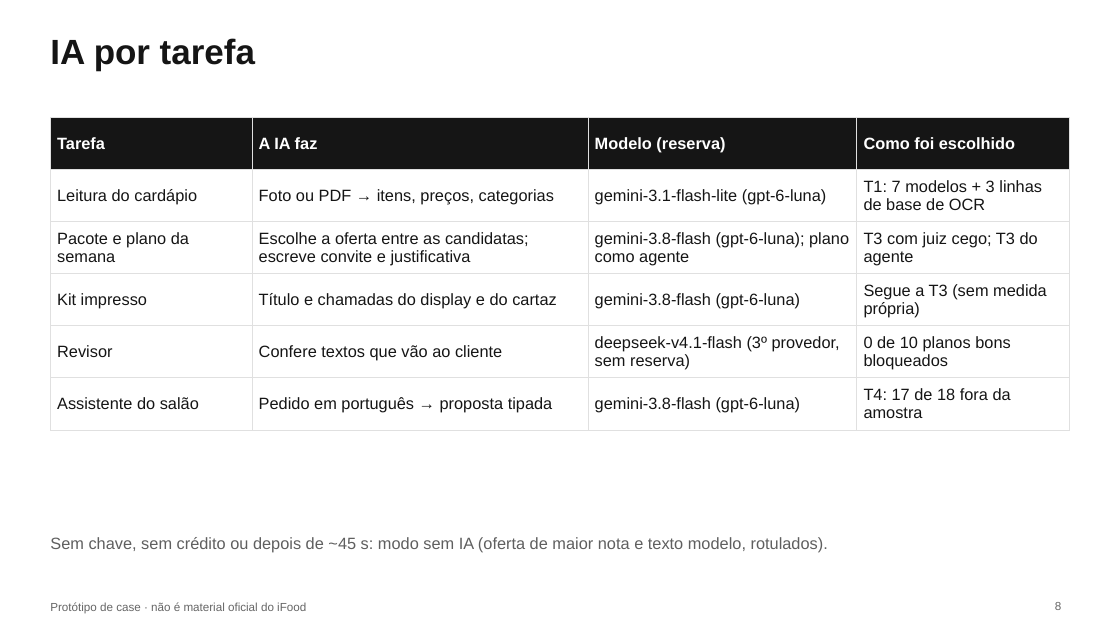
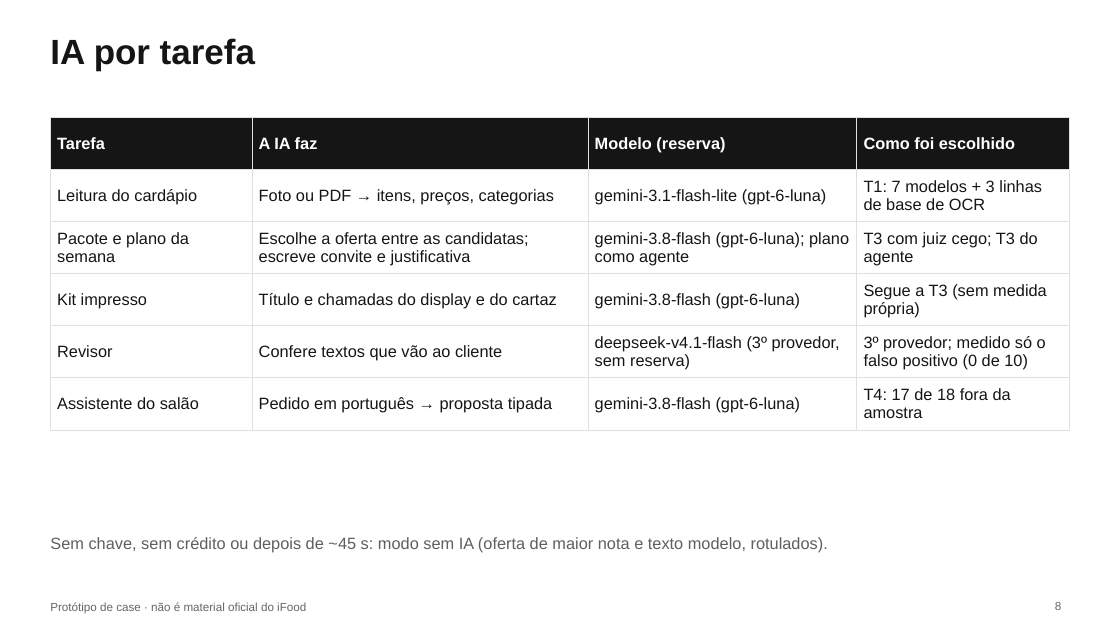
Before and after one commit to mateusferrao/comer-fora-no-salao, a slide deck: slide 8 of docs/entrega/apresentacao.pptx. Drawn at 1120x630 pixels with LibreOffice and Linux fonts; fonts in the diff are those of the drawing. Boxes give left, top, right and bottom in pixels: in the first picture for what was removed or moved away, otherwise in the second. Text is boxed around its words. In the diff, an @@ line names an element or a change of style, - is before the commit and + after.

```diff
--- a/docs/entrega/apresentacao.pptx
+++ b/docs/entrega/apresentacao.pptx
@@ table at [50, 118, 1070, 422] @@
-row 5, column 4: 0 de 10 planos bons bloqueados
+row 5, column 4: 3º provedor; medido só o falso positivo (0 de 10)
```
Also in this commit, not shown: 3 other slides changed, 4 other files.
